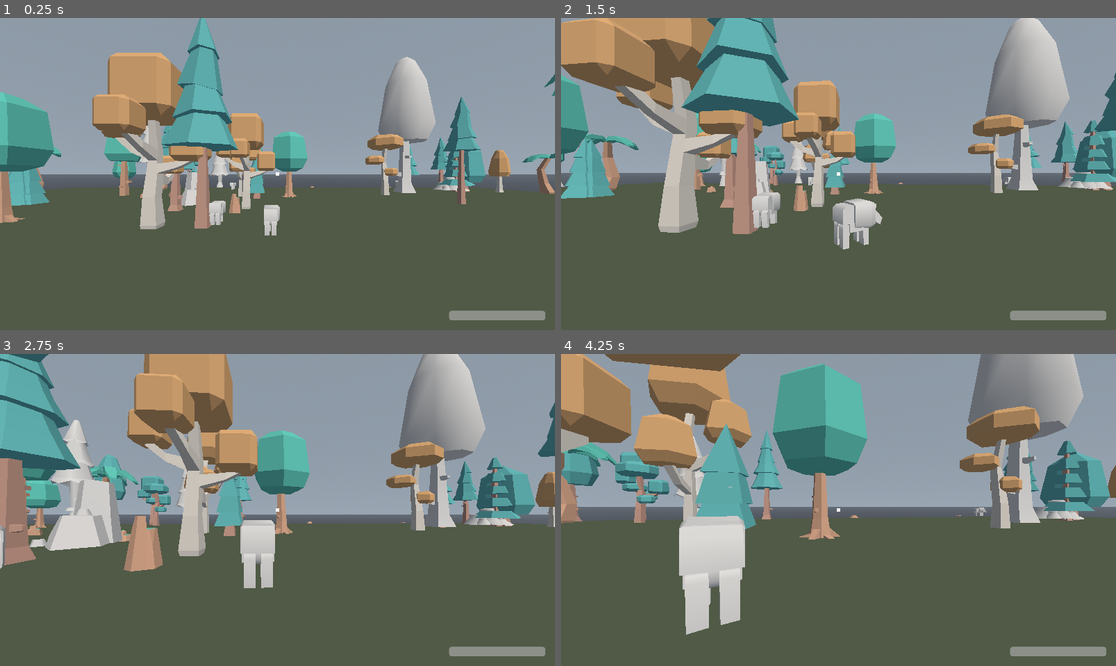
Above: before the commit, frames 1-4 (two rows, left to right).
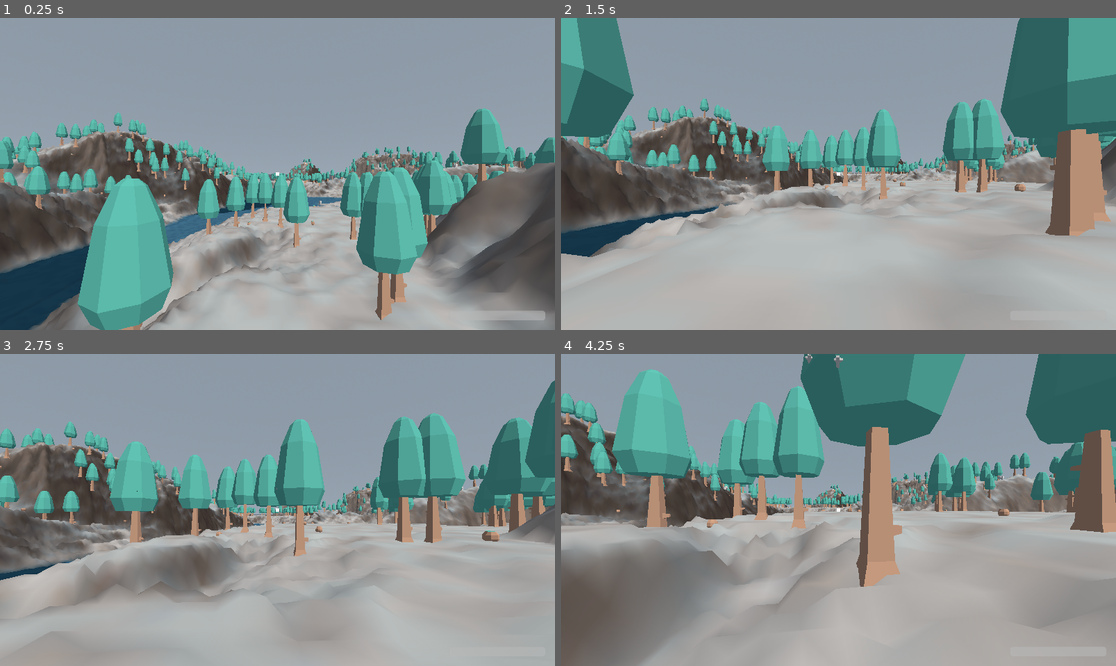
Above: after the commit, the same moments.

Repository: StevenGann/BiologyGame
Game: Godot game, scene res://main.tscn
Two runs of this game, one before a commit and one after it. Both use one fixed random seed, a clock stepped at 60 frames per second and the inputs below.
Inputs (mouse positions are in pixels of both pictures, inside the frame that each line leads up to):
- Up to frame 1 (0.25 s): no input
- Up to frame 2 (1.5 s): move the mouse to (866, 174) at 0.52 s; press the mouse at (866, 174) at 0.53 s; hold W (move_forward) from 0.53 s (still down); tap Space (jump) at 0.77 s; move the mouse to (810, 174) at 1.27 s; release the mouse at (810, 174) at 1.28 s; click (810, 174) at 1.35 s
- Up to frame 3 (2.75 s): keep holding W (move_forward); tap Space (jump) at 1.52 s; move the mouse to (288, 503) at 2.02 s; press the mouse at (288, 503) at 2.03 s
- Up to frame 4 (4.25 s): keep holding W (move_forward); move the mouse to (832, 516) at 2.77 s; release the mouse at (832, 516) at 2.78 s; click (832, 516) at 2.85 s; tap Space (jump) at 3.02, 3.77 s; move the mouse to (877, 513) at 3.52 s; press the mouse at (877, 513) at 3.53 s

The runs differ from the first frame. In frame 1, 63% of the frame differs, in the area x 0-100%, y 0-100%; in frame 2, 83%; in frame 3, 77%; in frame 4, 88%.

Commit message:
Basic terrain

Diff:
--- /dev/null
+++ b/src/materials/terrain_ground_material.tres
@@ -0,0 +1,9 @@
+[gd_resource type="ShaderMaterial" load_steps=3 format=3]
+
+[ext_resource type="Shader" path="res://shaders/terrain_heightmap.gdshader" id="1_shader"]
+[ext_resource type="Texture2D" path="res://assets/heightmaps/C22W.png" id="2_albedo"]
+
+[resource]
+shader = ExtResource("1_shader")
+shader_parameter/albedo = ExtResource("2_albedo")
+shader_parameter/albedo_color = Color(1, 1, 1, 1)
--- a/src/scenes/world/test_terrain.tscn
+++ b/src/scenes/world/test_terrain.tscn
@@ -1,26 +1,18 @@
-[gd_scene load_steps=4 format=3 uid="uid://dq1rt5n9so0sy"]
+[gd_scene load_steps=3 format=3 uid="uid://dq1rt5n9so0sy"]
 
-[ext_resource type="ShaderMaterial" uid="uid://c2y9rn3o8il5q" path="res://materials/ps1_ground_material.tres" id="1_ground_mat"]
-
-[sub_resource type="PlaneMesh" id="PlaneMesh_ground"]
-size = Vector2(100, 100)
-
-[sub_resource type="BoxShape3D" id="BoxShape3D_ground"]
-size = Vector3(100, 0.5, 100)
+[ext_resource type="Script" path="res://scripts/world/heightmap_terrain.gd" id="1_script"]
+[ext_resource type="Material" path="res://materials/terrain_ground_material.tres" id="2_material"]
 
 [node name="TestTerrain" type="Node3D"]
+script = ExtResource("1_script")
+ground_material = ExtResource("2_material")
+heightmap_path = "res://assets/heightmaps/D22.png"
+terrain_size = 500.0
+height_min = -10.0
+height_max = 60.0
 
 [node name="Ground" type="StaticBody3D" parent="."]
 collision_layer = 2
 collision_mask = 0
 
-[node name="MeshInstance3D" type="MeshInstance3D" parent="Ground"]
-transform = Transform3D(1, 0, 0, 0, 1, 0, 0, 0, 1, 0, -0.25, 0)
-material_override = ExtResource("1_ground_mat")
-mesh = SubResource("PlaneMesh_ground")
-
-[node name="CollisionShape3D" type="CollisionShape3D" parent="Ground"]
-transform = Transform3D(1, 0, 0, 0, 1, 0, 0, 0, 1, 0, -0.25, 0)
-shape = SubResource("BoxShape3D_ground")
-
 [node name="Props" type="Node3D" parent="."]
--- a/src/scenes/world/world.tscn
+++ b/src/scenes/world/world.tscn
@@ -13,6 +13,3 @@
 
 [node name="WorldPopulator" type="Node3D" parent="."]
 script = ExtResource("2_populator")
-tree_count = 90
-rock_count = 24
-animal_count = 8
--- a/src/scripts/animals/animal_base.gd
+++ b/src/scripts/animals/animal_base.gd
@@ -27,7 +27,7 @@
 func _ready() -> void:
 	health = max_health
 	if use_ps1_effect:
-		_apply_ps1_to_model($Model)
+		PS1MaterialBuilder.apply_to_node($Model)
 	_pick_new_wander_target()
 	_wander_timer = randf_range(wander_pause_min, wander_pause_max)
 
@@ -51,20 +51,6 @@
 func _defeat() -> void:
 	animal_defeated.emit()
 	queue_free()
-
-
-func _apply_ps1_to_model(node: Node) -> void:
-	if node is MeshInstance3D:
-		var mi := node as MeshInstance3D
-		var mesh := mi.mesh
-		if mesh:
-			for surf_idx in mesh.get_surface_count():
-				var orig_mat := mesh.surface_get_material(surf_idx)
-				if orig_mat:
-					var shader_mat := PS1MaterialBuilder.create_from_material(orig_mat)
-					mi.set_surface_override_material(surf_idx, shader_mat)
-	for child in node.get_children():
-		_apply_ps1_to_model(child)
 
 
 func _update_state(delta: float) -> void:
--- a/src/scripts/props/ps1_material_builder.gd
+++ b/src/scripts/props/ps1_material_builder.gd
@@ -2,16 +2,48 @@
 ## Builds a PS1-style ShaderMaterial that preserves the original material's texture and colors.
 
 const PS1_SHADER := preload("res://shaders/ps1_style.gdshader")
+const WHITE_TEXTURE := preload("res://assets/heightmaps/white_1x1.png")
 
 
 static func create_from_material(original: Material) -> ShaderMaterial:
 	var shader_mat := ShaderMaterial.new()
 	shader_mat.shader = PS1_SHADER
 
+	var albedo_tex: Texture2D = null
+	var albedo_col: Color = Color.WHITE
+
 	if original is BaseMaterial3D:
 		var base := original as BaseMaterial3D
-		if base.albedo_texture:
-			shader_mat.set_shader_parameter("albedo", base.albedo_texture)
-		shader_mat.set_shader_parameter("albedo_color", base.albedo_color)
+		albedo_tex = base.albedo_texture
+		albedo_col = base.albedo_color
+	elif original:
+		# Fallback for other material types (e.g. some GLB imports)
+		var tex = original.get("albedo_texture")
+		if tex is Texture2D:
+			albedo_tex = tex
+		var col = original.get("albedo_color")
+		if col is Color:
+			albedo_col = col
+
+	if albedo_tex:
+		shader_mat.set_shader_parameter("albedo", albedo_tex)
+	else:
+		shader_mat.set_shader_parameter("albedo", WHITE_TEXTURE)
+	shader_mat.set_shader_parameter("albedo_color", albedo_col)
 
 	return shader_mat
+
+
+## Applies PS1 effect with original colors to all meshes under the given node.
+static func apply_to_node(node: Node) -> void:
+	if node is MeshInstance3D:
+		var mi := node as MeshInstance3D
+		var mesh := mi.mesh
+		if mesh:
+			for surf_idx in mesh.get_surface_count():
+				var orig_mat := mesh.surface_get_material(surf_idx)
+				if orig_mat:
+					var shader_mat := create_from_material(orig_mat)
+					mi.set_surface_override_material(surf_idx, shader_mat)
+	for child in node.get_children():
+		apply_to_node(child)
--- /dev/null
+++ b/src/scripts/world/heightmap_terrain.gd
@@ -0,0 +1,164 @@
+extends Node3D
+## Terrain with elevation derived from a grayscale image's brightness.
+## Brighter pixels = higher elevation. Builds mesh with baked heights and
+## uses trimesh collision for physics, guaranteeing visual/collision alignment.
+
+@export var heightmap_path: String = ""
+@export var terrain_size: float = 100.0
+@export var height_min: float = -2.0
+@export var height_max: float = 8.0
+@export var resolution: int = 128
+
+@export var ground_material: Material
+
+var _heightmap_image: Image
+var _map_width: int
+var _map_depth: int
+
+# Cached for get_height_at()
+var _height_scale: float
+var _terrain_half: float
+
+
+func _ready() -> void:
+	_setup_heightmap()
+	_build_terrain()
+
+
+func _setup_heightmap() -> void:
+	if heightmap_path.is_empty() or not FileAccess.file_exists(heightmap_path):
+		_generate_procedural_heightmap()
+	else:
+		_load_heightmap_from_file()
+
+
+func _generate_procedural_heightmap() -> void:
+	_map_width = resolution
+	_map_depth = resolution
+	_heightmap_image = Image.create(_map_width, _map_depth, false, Image.FORMAT_R8)
+
+	var noise := FastNoiseLite.new()
+	noise.seed = randi()
+	noise.noise_type = FastNoiseLite.TYPE_SIMPLEX
+	noise.fractal_type = FastNoiseLite.FRACTAL_FBM
+	noise.fractal_octaves = 4
+	noise.frequency = 0.02
+
+	for z in _map_depth:
+		for x in _map_width:
+			var nx := (x / float(_map_width)) * 2.0 - 1.0
+			var nz := (z / float(_map_depth)) * 2.0 - 1.0
+			var n := noise.get_noise_2d(nx * 50, nz * 50)
+			n = (n + 1.0) * 0.5  # remap -1..1 to 0..1
+			_heightmap_image.set_pixel(x, z, Color(n, n, n, 1.0))
+
+
+func _load_heightmap_from_file() -> void:
+	var img := Image.new()
+	var err := img.load(heightmap_path)
+	if err != OK:
+		push_error("HeightmapTerrain: Failed to load heightmap: %s" % heightmap_path)
+		_generate_procedural_heightmap()
+		return
+
+	_heightmap_image = img.duplicate()
+	_heightmap_image.convert(Image.FORMAT_R8)
+	_map_width = _heightmap_image.get_width()
+	_map_depth = _heightmap_image.get_height()
+
+
+func _build_terrain() -> void:
+	var ground := get_node_or_null("Ground") as StaticBody3D
+	if not ground:
+		push_error("HeightmapTerrain: Ground node not found")
+		return
+
+	# Remove existing mesh and collision
+	for child in ground.get_children():
+		child.queue_free()
+
+	_height_scale = height_max - height_min
+	_terrain_half = terrain_size * 0.5
+
+	# Build mesh with baked heights (same geometry for visual and collision)
+	var mesh := _create_terrain_mesh()
+
+	# Material: use baked mesh so disable shader displacement
+	var mat: ShaderMaterial
+	if ground_material and ground_material is ShaderMaterial:
+		mat = ground_material.duplicate() as ShaderMaterial
+		mat.set_shader_parameter("use_heightmap_displacement", false)
+	else:
+		mat = ground_material as ShaderMaterial if ground_material else null
+
+	var mesh_instance := MeshInstance3D.new()
+	mesh_instance.mesh = mesh
+	if mat:
+		mesh_instance.material_override = mat
+	ground.add_child(mesh_instance)
+
+	# Collision from the same mesh - guarantees exact visual/collision alignment
+	var shape: Shape3D = mesh.create_trimesh_shape()
+	var collision := CollisionShape3D.new()
+	collision.shape = shape
+	ground.add_child(collision)
+
+
+func _create_terrain_mesh() -> ArrayMesh:
+	var st := SurfaceTool.new()
+	st.begin(Mesh.PRIMITIVE_TRIANGLES)
+
+	var div_x: int = _map_width - 1
+	var div_z: int = _map_depth - 1
+	if div_x < 1:
+		div_x = 1
+	if div_z < 1:
+		div_z = 1
+
+	for j in _map_depth:
+		for i in _map_width:
+			var u := float(i) / float(div_x)
+			var v := float(j) / float(div_z)
+			var x := -_terrain_half + u * terrain_size
+			var z := -_terrain_half + v * terrain_size
+			var brightness := _heightmap_image.get_pixel(i, j).r
+			var y := height_min + brightness * _height_scale
+
+			st.set_uv(Vector2(u, v))
+			st.add_vertex(Vector3(x, y, z))
+
+	for j in div_z:
+		for i in div_x:
+			var i0 := i + j * _map_width
+			var i1 := i0 + 1
+			var i2 := i0 + _map_width
+			var i3 := i2 + 1
+			# CCW from above (Y+) for correct normals
+			st.add_index(i0)
+			st.add_index(i1)
+			st.add_index(i3)
+			st.add_index(i0)
+			st.add_index(i3)
+			st.add_index(i2)
+
+	st.generate_normals()
+	return st.commit()
+
+
+func get_height_at(world_x: float, world_z: float) -> float:
+	if not _heightmap_image:
+		return 0.0
+
+	# Convert world position to UV (0..1)
+	var u := (world_x + _terrain_half) / terrain_size
+	var v := (world_z + _terrain_half) / terrain_size
+	u = clampf(u, 0.0, 1.0)
+	v = clampf(v, 0.0, 1.0)
+
+	var px := int(u * (_map_width - 1))
+	var pz := int(v * (_map_depth - 1))
+	px = clampi(px, 0, _map_width - 1)
+	pz = clampi(pz, 0, _map_depth - 1)
+
+	var brightness := _heightmap_image.get_pixel(px, pz).r
+	return height_min + brightness * _height_scale
--- a/src/scripts/world/world_populator.gd
+++ b/src/scripts/world/world_populator.gd
@@ -2,12 +2,14 @@
 ## Spawns trees, rocks, and animals across the terrain at runtime.
 ## Uses a seed for reproducible placement.
 
-@export var tree_count: int = 1000
-@export var rock_count: int = 250
-@export var animal_count: int = 20
-@export var terrain_half_size: float = 50.0
+@export var tree_count: int = 3000
+@export var rock_count: int = 1000
+@export var animal_count: int = 100
+@export var terrain_half_size: float = 250.0
 @export var spawn_seed: int = 12345
 @export var clear_radius: float = 8.0
+@export var spawn_height_min: float = -5
+@export var spawn_height_max: float = 45
 
 @export var tree_scene: PackedScene = preload("res://scenes/props/random_tree.tscn")
 @export var rock_scene: PackedScene = preload("res://scenes/props/random_rock.tscn")
@@ -19,11 +21,18 @@
 func _ready() -> void:
 	_rng = RandomNumberGenerator.new()
 	_rng.seed = spawn_seed
+	_apply_terrain_bounds()
 
 	if tree_scene and rock_scene:
 		_populate_props()
 	if animal_scene:
 		_populate_animals()
+
+
+func _apply_terrain_bounds() -> void:
+	var terrain := get_parent().get_node_or_null("TestTerrain")
+	if terrain and "terrain_size" in terrain:
+		terrain_half_size = terrain.terrain_size * 0.5
 
 
 func _get_random_position() -> Vector3:
@@ -37,6 +46,17 @@
 	return pos.distance_to(spawn) >= clear_radius
 
 
+func _is_valid_spawn_height(height: float) -> bool:
+	return height >= spawn_height_min and height <= spawn_height_max
+
+
+func _get_terrain_height_at(x: float, z: float) -> float:
+	var terrain := get_parent().get_node_or_null("TestTerrain")
+	if terrain and terrain.has_method("get_height_at"):
+		return terrain.get_height_at(x, z)
+	return 0.0
+
+
 func _populate_props() -> void:
 	var props := get_parent().get_node_or_null("TestTerrain/Props") as Node3D
 	if not props:
@@ -45,33 +65,45 @@
 
 	var positions: Array[Vector3] = []
 	var needed := tree_count + rock_count
-	var max_attempts := needed * 10
+	var max_attempts := needed * 20
 	for i in max_attempts:
 		if positions.size() >= needed:
 			break
 		var pos := _get_random_position()
 		if _is_clear_of_spawn(pos):
+			var height := _get_terrain_height_at(pos.x, pos.z)
+			if _is_valid_spawn_height(height):
+				positions.append(pos)
+
+	var fallback_attempts := 0
+	while positions.size() < needed and fallback_attempts < max_attempts:
+		var pos := _get_random_position()
+		var height := _get_terrain_height_at(pos.x, pos.z)
+		if _is_valid_spawn_height(height):
 			positions.append(pos)
-
-	while positions.size() < needed:
-		positions.append(_get_random_position())
+		fallback_attempts += 1
 
 	var tree_positions: Array[Vector3] = []
 	var rock_positions: Array[Vector3] = []
 	for i in tree_count:
-		tree_positions.append(positions[i])
+		if i < positions.size():
+			tree_positions.append(positions[i])
 	for i in rock_count:
-		rock_positions.append(positions[tree_count + i])
+		var idx := tree_count + i
+		if idx < positions.size():
+			rock_positions.append(positions[idx])
 
 	for pos in tree_positions:
+		pos.y = _get_terrain_height_at(pos.x, pos.z)
 		var tree := tree_scene.instantiate() as Node3D
+		props.add_child(tree)
 		tree.global_position = pos
-		props.add_child(tree)
 
 	for pos in rock_positions:
+		pos.y = _get_terrain_height_at(pos.x, pos.z)
 		var rock := rock_scene.instantiate() as Node3D
+		props.add_child(rock)
 		rock.global_position = pos
-		props.add_child(rock)
 
 
 func _populate_animals() -> void:
@@ -88,6 +120,6 @@
 			attempts += 1
 
 		var animal := animal_scene.instantiate() as Node3D
-		pos.y = 0.3
+		pos.y = _get_terrain_height_at(pos.x, pos.z) + 0.3
 		animal.global_position = pos
 		animals.add_child(animal)
--- /dev/null
+++ b/src/shaders/terrain_heightmap.gdshader
@@ -0,0 +1,53 @@
+shader_type spatial;
+render_mode blend_mix, cull_back, depth_draw_opaque, depth_test_default,
+	specular_disabled, vertex_lighting;
+
+uniform sampler2D albedo : source_color, filter_linear, repeat_disable;
+uniform sampler2D heightmap : source_color, filter_linear, repeat_disable;
+uniform float height_min = -2.0;
+uniform float height_max = 8.0;
+uniform bool use_heightmap_displacement = true;
+uniform float alpha_scissor : hint_range(0, 1) = 0.5;
+uniform float jitter : hint_range(0, 1) = 0.25;
+uniform ivec2 resolution = ivec2(320, 240);
+uniform bool affine_mapping = true;
+uniform vec4 albedo_color : source_color = vec4(1.0, 1.0, 1.0, 1.0);
+
+vec4 snap_to_position(vec4 base_position) {
+	vec4 snapped_position = base_position;
+	snapped_position.xyz = base_position.xyz / base_position.w;
+
+	vec2 snap_resolution = floor(vec2(resolution) * (1.0 - jitter));
+	snapped_position.x = floor(snap_resolution.x * snapped_position.x) / snap_resolution.x;
+	snapped_position.y = floor(snap_resolution.y * snapped_position.y) / snap_resolution.y;
+
+	snapped_position.xyz *= base_position.w;
+	return snapped_position;
+}
+
+void vertex() {
+	if (use_heightmap_displacement) {
+		float h = texture(heightmap, UV).r;
+		VERTEX.y += mix(height_min, height_max, h);
+	}
+
+	vec4 world_pos = MODELVIEW_MATRIX * vec4(VERTEX, 1.0);
+	vec4 snapped_position = snap_to_position(PROJECTION_MATRIX * world_pos);
+
+	if (affine_mapping) {
+		POSITION = snapped_position;
+		POSITION /= abs(POSITION.w);
+	} else {
+		POSITION = snapped_position;
+	}
+}
+
+void fragment() {
+	vec4 texture_color = texture(albedo, UV);
+	vec4 color_base = albedo_color;
+	vec4 vertex_color = COLOR;
+
+	ALBEDO = (color_base * texture_color * vertex_color).rgb;
+	ALPHA = texture_color.a * color_base.a * vertex_color.a;
+	ALPHA_SCISSOR_THRESHOLD = alpha_scissor;
+}
Binary file added: src/assets/heightmaps/C22W.png
Not shown, added: src/assets/heightmaps/C22W.png.import
Binary file added: src/assets/heightmaps/D22.png
Not shown, added: src/assets/heightmaps/D22.png.import
Binary file added: src/assets/heightmaps/white_1x1.png
Not shown, added: src/assets/heightmaps/white_1x1.png.import
Not shown, added: src/scripts/world/heightmap_terrain.gd.uid
Not shown, added: src/shaders/terrain_heightmap.gdshader.uid
